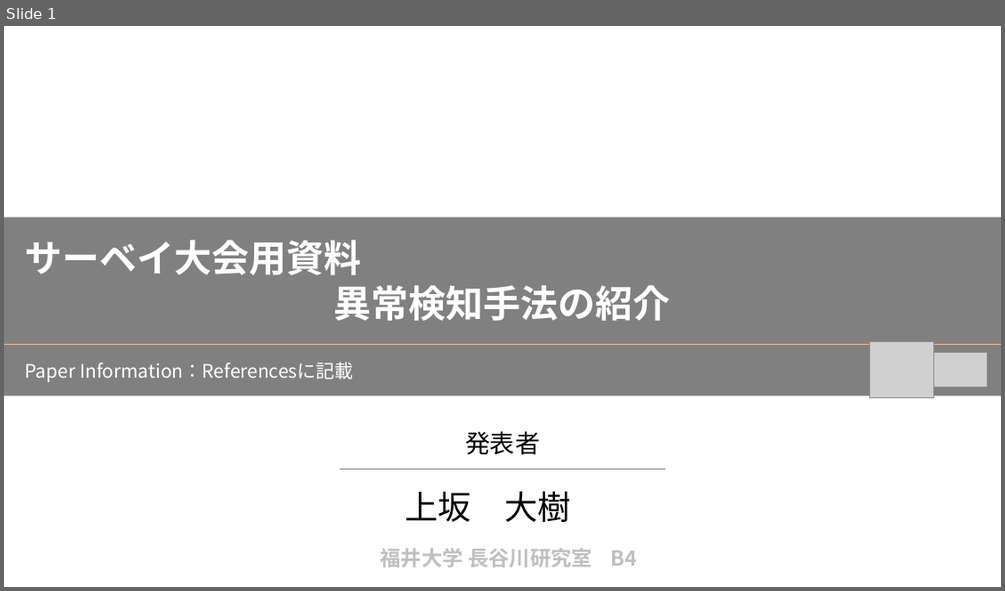
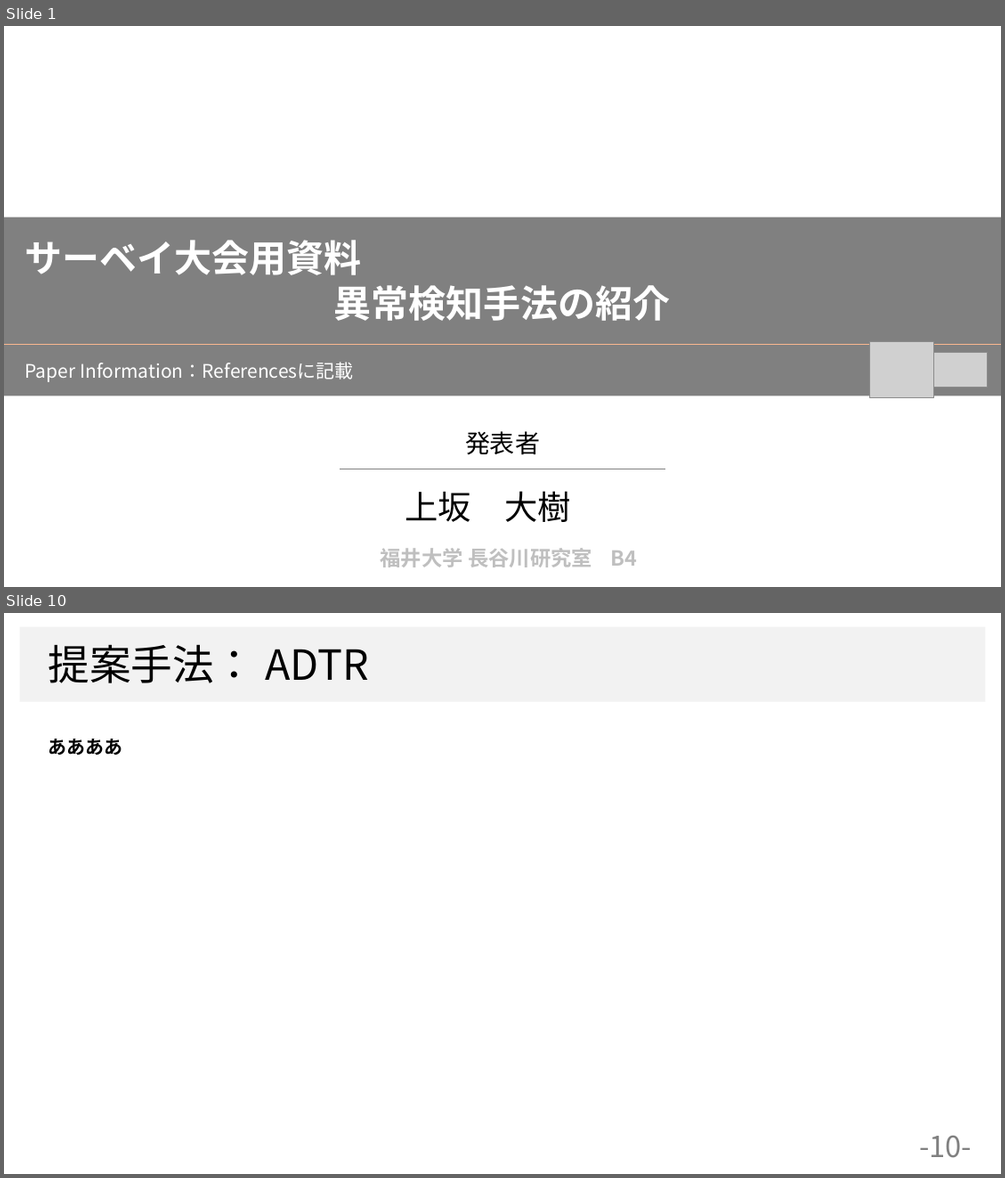
Before and after one commit to dhia-github/haselab-all, a slide deck: 発表資料/サーベイ大会資料.pptx. Shown one above the other, each under a label of ours: slide 1 before the commit, slides 1 and 10 after it; the slides between them are not shown. The pictures are 1005x591 and 1005x1178 pixels, drawn with LibreOffice and Linux fonts; fonts in the diff are those of the drawing; grey boxes stand for pictures; background and template pictures are left out. Boxes give left, top, right and bottom in pixels: in the first picture for what was removed or moved away, otherwise in the second. Text is boxed around its words. In the diff, an @@ line names an element or a change of style, - is before the commit and + after.

```diff
--- a/発表資料/サーベイ大会資料.pptx
+++ b/発表資料/サーベイ大会資料.pptx
@@ slide 10 added at (x1=4, y1=613, x2=1001, y2=1174), background #FFFFFF @@
@@ rectangle added at (x1=20, y1=627, x2=986, y2=702), fill #F2F2F2 @@
@@ text added at (x1=48, y1=644, x2=369, y2=683), 40 pt, text #000000 @@
+提案手法： ADTR
@@ text added at (x1=48, y1=738, x2=122, y2=755), 18 pt, text #000000, bold @@
+ああああ
@@ page number added at (x1=919, y1=1135, x2=971, y2=1158), 28 pt, text #808080 @@
+-10-
```
Also in this commit, not shown: 3 slides changed, 13 other slides added, 4 slides removed.
